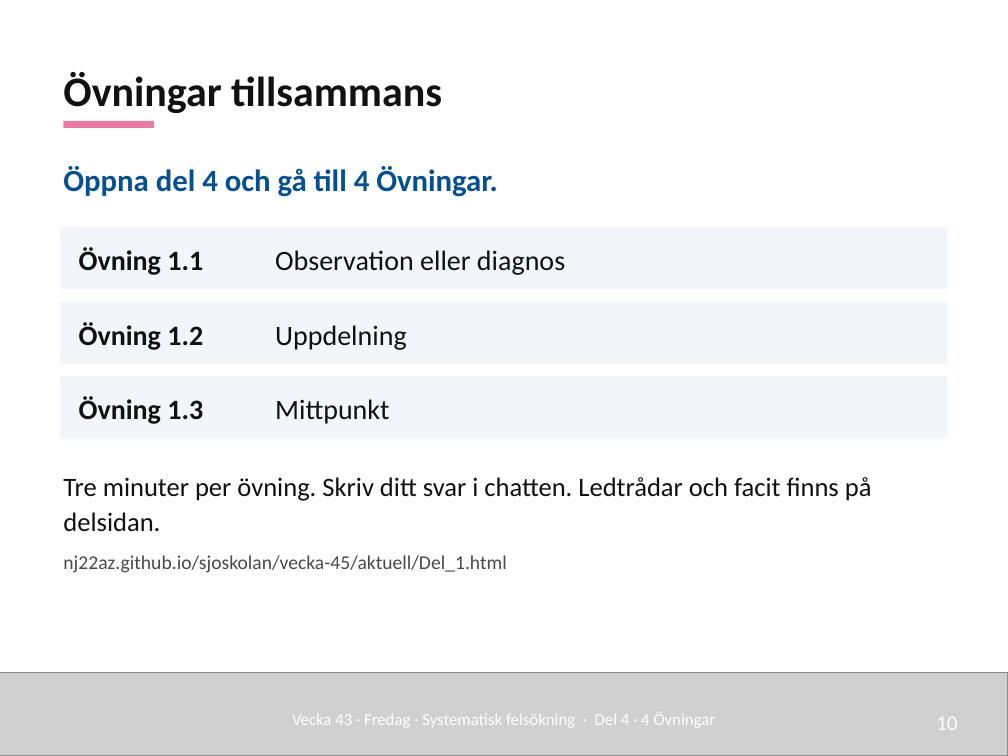
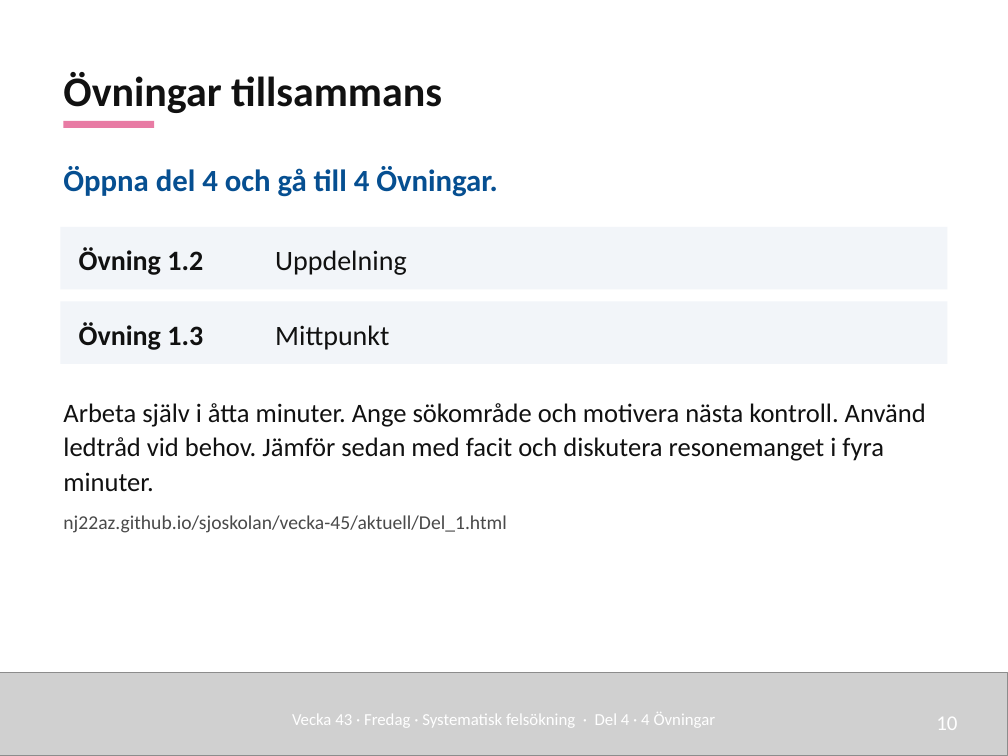
Before and after one commit to nj22az/nj22az.github.io, a slide deck: slide 10 of sjoskolan/vecka-45/aktuell/v45_01_Systematisk_felsokning_elev.pptx. Drawn at 1008x756 pixels with LibreOffice and Linux fonts; fonts in the diff are those of the drawing; grey boxes stand for pictures. Boxes give left, top, right and bottom in pixels: in the first picture for what was removed or moved away, otherwise in the second. Text is boxed around its words. In the diff, an @@ line names an element or a change of style, - is before the commit and + after.

```diff
--- a/sjoskolan/vecka-45/aktuell/v45_01_Systematisk_felsokning_elev.pptx
+++ b/sjoskolan/vecka-45/aktuell/v45_01_Systematisk_felsokning_elev.pptx
@@ text removed at (79, 247, 203, 275) @@
-Övning 1.1
@@ text removed at (275, 250, 565, 275) @@
-Observation eller diagnos
@@ 4 texts: place and size @@
-4 texts at (79, 322, 407, 424)
+4 texts at (79, 247, 407, 350)
@@ rectangle removed at (60, 376, 948, 438) @@
@@ text "Arbeta själv i åtta minuter. ...": place and size @@
-text "Arbeta själv i åtta minuter. ..." at (63, 477, 872, 573)
+text "Arbeta själv i åtta minuter. ..." at (63, 403, 926, 533)
@@ text at (63, 403, 926, 492): text changed @@
-Tre minuter per övning. Skriv ditt svar i chatten. Ledtrådar och facit finns på delsidan.
+Arbeta själv i åtta minuter. Ange sökområde och motivera nästa kontroll. Använd ledtråd vid behov. Jämför sedan med facit och diskutera resonemanget i fyra minuter.
```
Also in this commit, not shown: 4 other slides changed, 54 other files.
